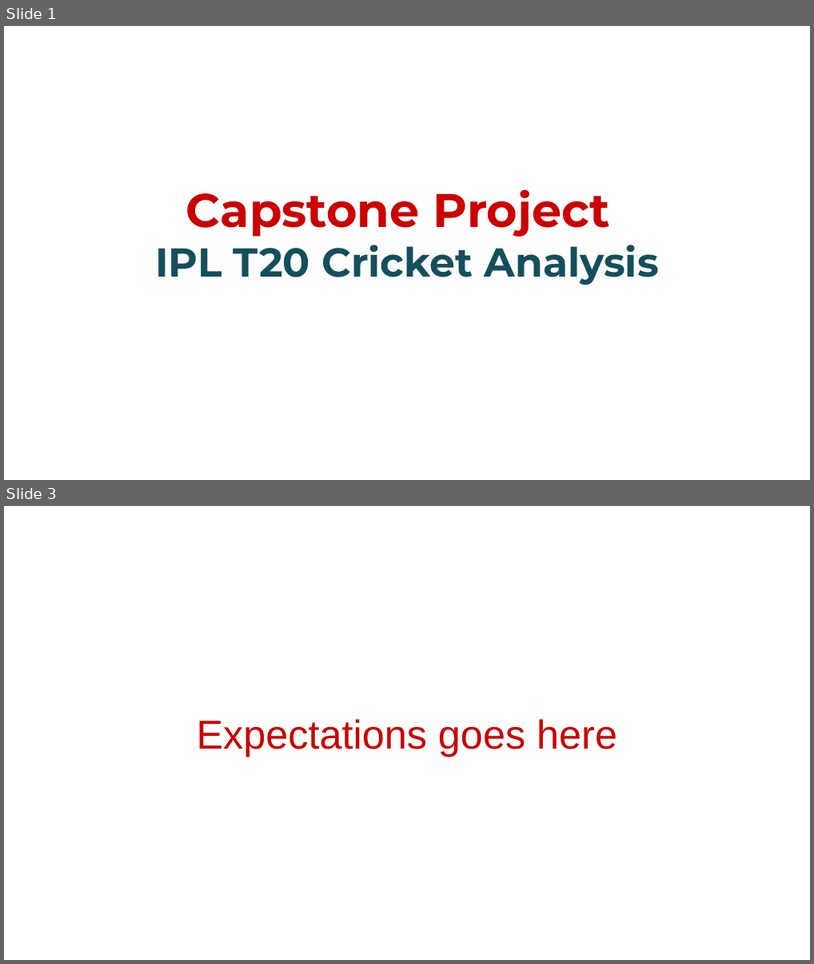
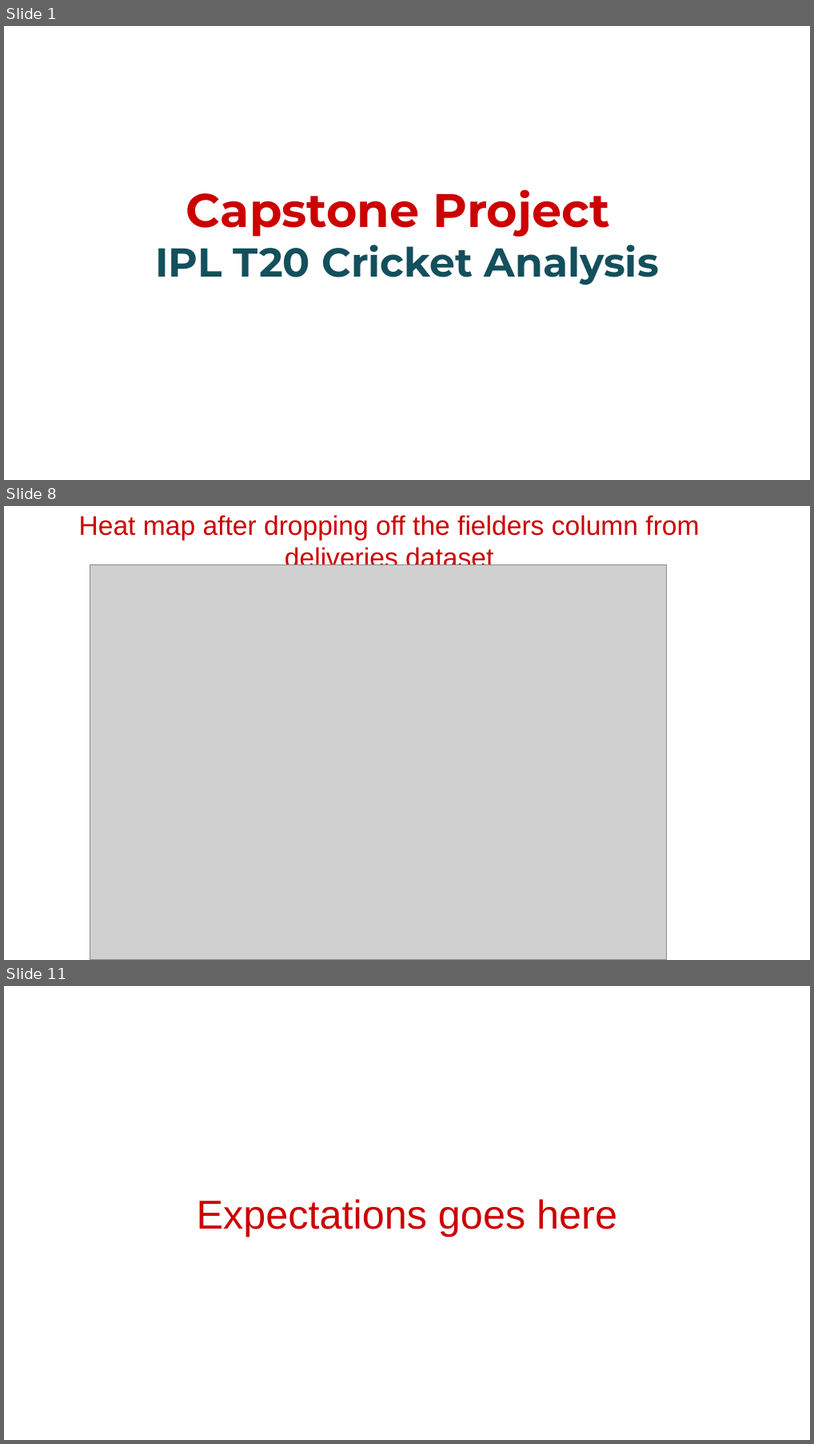
Before and after one commit to Pradip240/IPL-T20-Cricket-Analysis, a slide deck: CapstoneProjectPresentation.pptx. Shown one above the other, each under a label of ours: slides 1 and 3 before the commit, slides 1, 8 and 11 after it; the slides between them are not shown. The pictures are 814x964 and 814x1444 pixels, drawn with LibreOffice and Linux fonts; fonts in the diff are those of the drawing; grey boxes stand for pictures; background and template pictures are left out. Boxes give left, top, right and bottom in pixels: in the first picture for what was removed or moved away, otherwise in the second. Text is boxed around its words. In the diff, an @@ line names an element or a change of style, - is before the commit and + after.

```diff
--- a/CapstoneProjectPresentation.pptx
+++ b/CapstoneProjectPresentation.pptx
@@ slide 8 added at (4,506,810,960), background #FFFFFF @@
@@ title added at (79,515,699,565), 24 pt, text #CC0000 @@
+Heat map after dropping off the fielders column from deliveries dataset
@@ picture added at (90,565,668,959) @@
@@ what was slide 3 is now slide 11 @@
```
Also in this commit, not shown: 1 slide changed, 8 other slides added, 1 slide removed.
